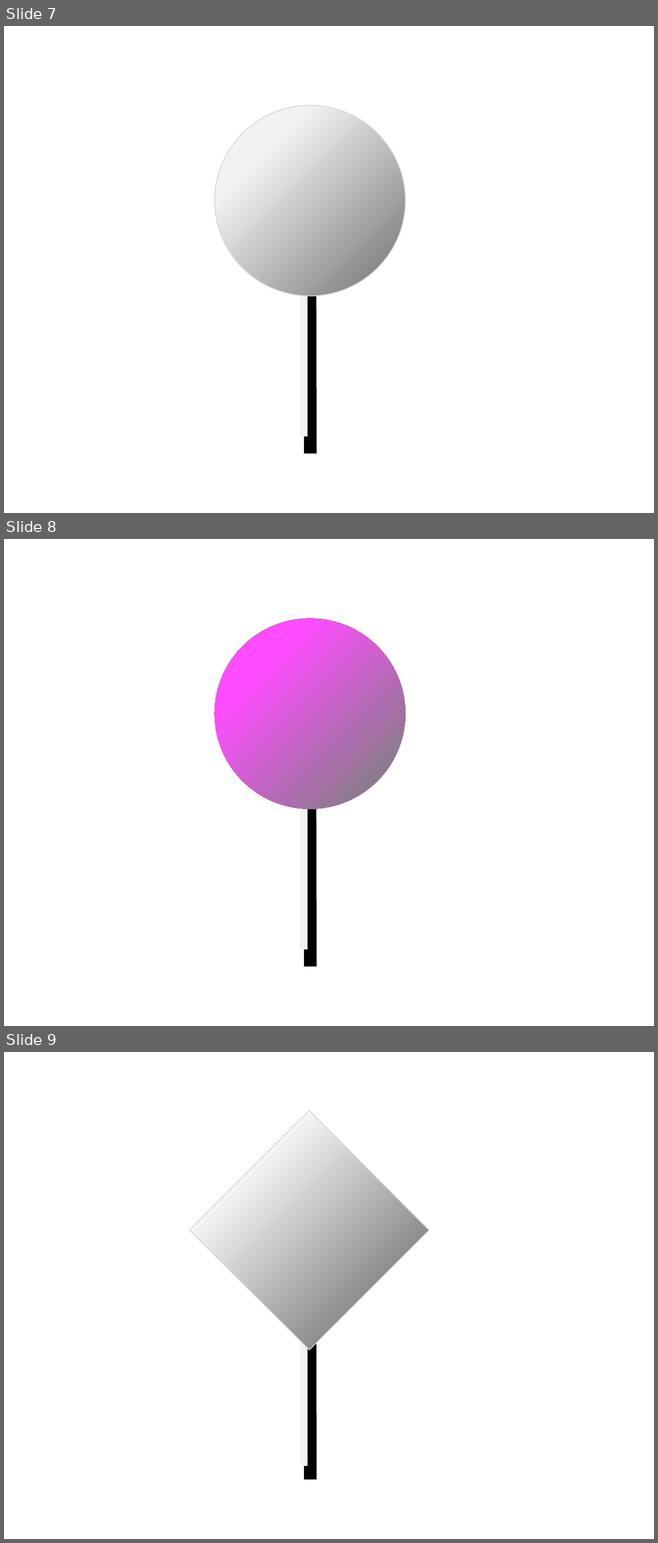
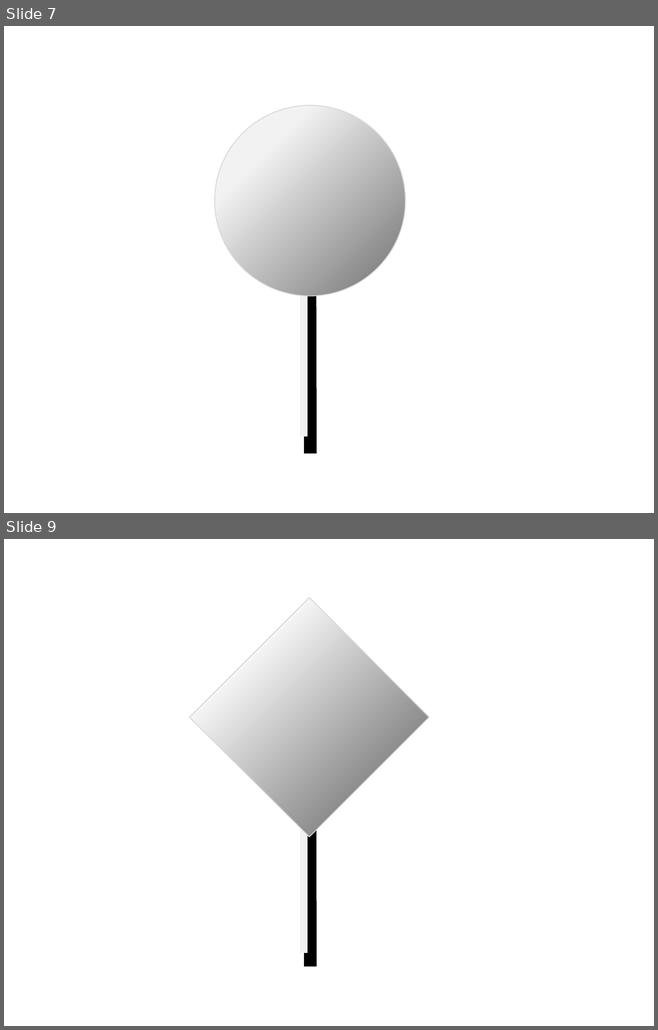
Before and after one commit to nasa/DERT, a slide deck: dert/doc/Icons.pptx. Shown one above the other, each under a label of ours: slides 7, 8 and 9 before the commit, slides 7 and 9 after it; the slides between them are not shown. The pictures are 658x1543 and 658x1030 pixels, drawn with LibreOffice and Linux fonts; fonts in the diff are those of the drawing. Boxes give left, top, right and bottom in pixels: in the first picture for what was removed or moved away, otherwise in the second. Text is boxed around its words. In the diff, an @@ line names an element or a change of style, - is before the commit and + after.

```diff
--- a/dert/doc/Icons.pptx
+++ b/dert/doc/Icons.pptx
@@ slide 8 removed at (4, 539, 654, 1026), background #FFFFFF @@
@@ ellipse removed at (215, 618, 405, 809) @@
@@ line removed from (303, 809) to (303, 950) @@
@@ line removed from (310, 809) to (310, 966) @@
```
Also in this commit, not shown: 1 slide added, 3 other files.
